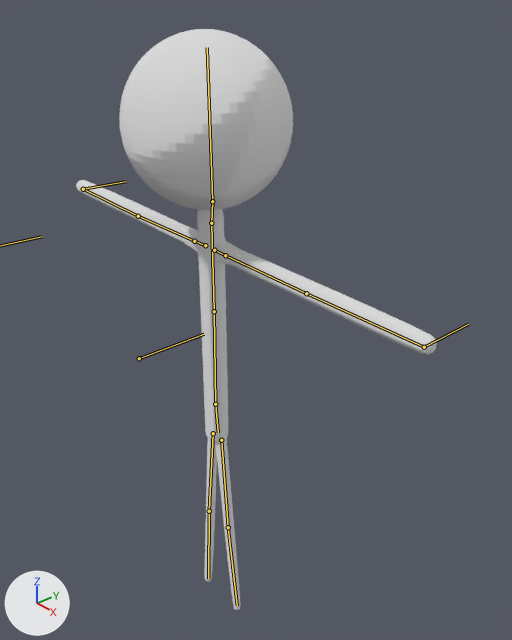
Two versions of the Blender file SticksNBones_Game/Assets/Renders/Classico.blend, one commit apart.
The view is the same before and after, from a camera (50 mm lens) standing at (1.211, -0.907, 1.102) and looking at (0.038, 0.108, 0.291). Every picture has the same lights, and +X, +Y and +Z are marked at lower left. The bones that bend it are drawn over the model as lines.
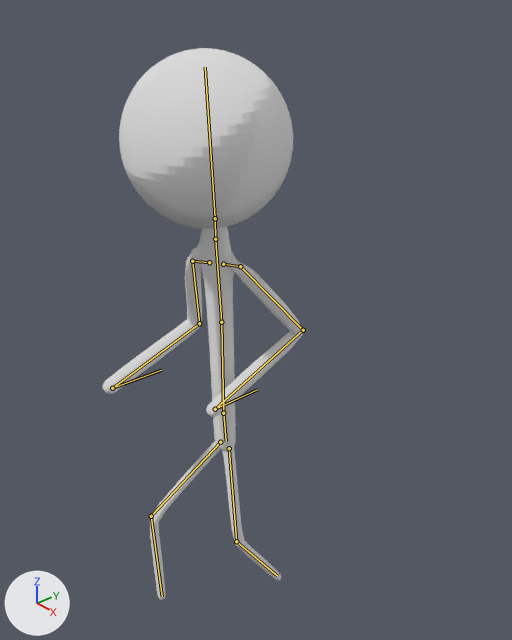
The newer file adds an action. The first version stands in its rest pose; the second is drawn at frame 8 of the action 'Skip'.

Changed parts and their boxes [x1, y1, x2, y2] in the pictures (512 x 640 px):
'Cylinder.001', posed (44% narrower)
    before: [76, 29, 437, 610]
    after: [103, 48, 303, 600]
bone 'stomach', root to tip
    before: (215, 404) to (214, 311)
    after: (223, 413) to (221, 322)
bone 'chest', root to tip
    before: (214, 311) to (211, 223)
    after: (221, 322) to (215, 239)
bone 'head', root to tip
    before: (212, 201) to (207, 47)
    after: (215, 218) to (205, 67)
bone 'armik.l', root to tip
    before: (424, 347) to (468, 324)
    after: (215, 409) to (257, 389)
bone 'armik.r', root to tip
    before: (83, 189) to (125, 181)
    after: (112, 388) to (161, 370)

What the commit changed:
Bone 'base' (bone_base) moves from (0.0, 0.0, 0.0) to (0.03, -0.08, 0.14).
Bone 'stomach' (bone_stomach) turns from (0, 0, 0) to (0, 32, 1) degrees about its own x, y and z.
Bone 'chest' (bone_chest) turns from (0, 0, 0) to (6, 1, 0) degrees about its own x, y and z.
Bone 'head' (bone_head) turns from (0, 0, 0) to (-5, -33, 4) degrees about its own x, y and z.
Bone 'ikleg.l' (bone_ikleg_l) moves from (0.0, 0.0, 0.0) to (-0.04, 0.64, -0.21).
Bone 'ikleg.r' (bone_ikleg_r) moves from (0.0, 0.0, 0.0) to (-0.01, -0.76, -0.07).
Bone 'knee.r' (bone_knee_r) moves from (0.0, 0.0, 0.0) to (0.5, 0.05, 0.03).
Bone 'armik.l' (bone_armik_l) moves from (0.0, 0.0, 0.0) to (0.84, -0.17, 2.63).
Bone 'elbowik.l' (bone_elbowik_l) moves from (0.0, 0.0, 0.0) to (1.23, 0.01, 1.07).
Bone 'armik.r' (bone_armik_r) moves from (0.0, 0.0, 0.0) to (-0.9, -0.93, 2.44).
Bone 'elbowik.r' (bone_elbowik_r) moves from (0.0, 0.0, 0.0) to (-2.7, 0.23, 2.58).
